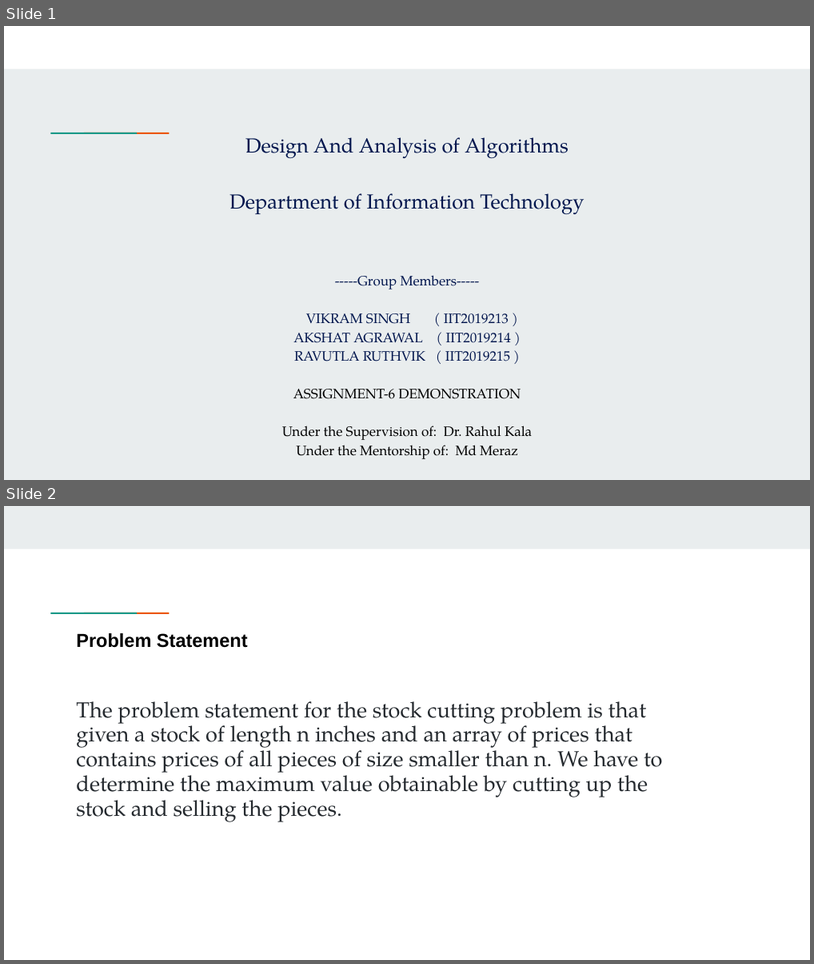
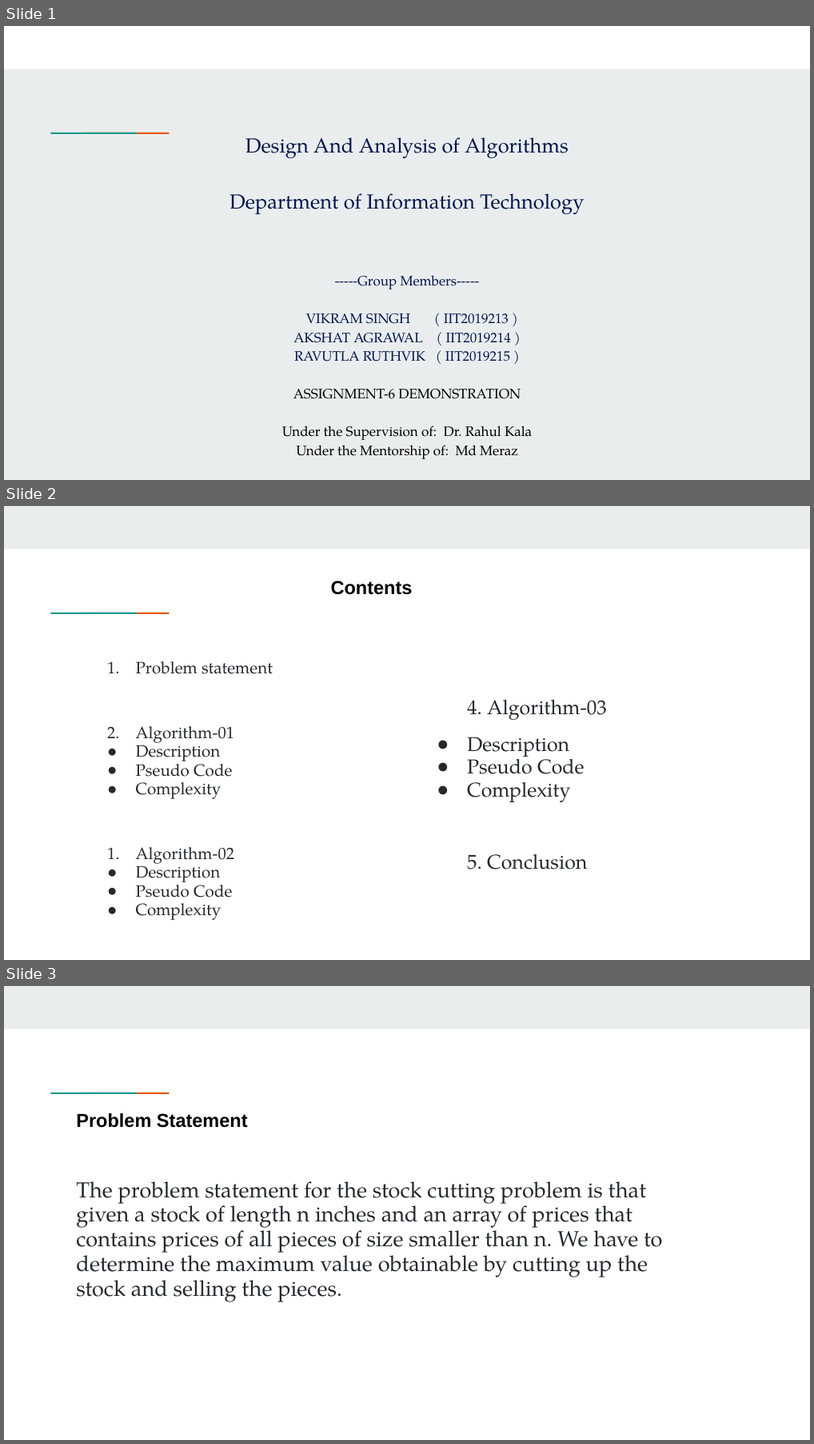
Before and after one commit to vikram605/DAA, a slide deck: Assignment_6/DAA ASSIGN-06.pptx. Shown one above the other, each under a label of ours: slides 1 and 2 before the commit, slides 1, 2 and 3 after it. The pictures are 814x964 and 814x1444 pixels, drawn with LibreOffice and Linux fonts; fonts in the diff are those of the drawing. Boxes give left, top, right and bottom in pixels: in the first picture for what was removed or moved away, otherwise in the second. Text is boxed around its words. In the diff, an @@ line names an element or a change of style, - is before the commit and + after.

```diff
--- a/Assignment_6/DAA ASSIGN-06.pptx
+++ b/Assignment_6/DAA ASSIGN-06.pptx
@@ slide 2 added at (x1=4, y1=506, x2=810, y2=960), background #FFFFFF; not listed: 3 template elements that a slide beside it also shows @@
@@ text added at (x1=331, y1=580, x2=413, y2=595), 16.8 pt, text #000000, bold @@
+Contents
@@ text added at (x1=136, y1=661, x2=273, y2=920), 14.7 pt, text #24292E @@
+1. Problem statement
+2. Algorithm-01
+● Description
+● Pseudo Code
+● Complexity
+1. Algorithm-02
+● Description
+● Pseudo Code
+● Complexity
@@ text added at (x1=467, y1=700, x2=607, y2=869), 17.9 pt, text #24292E @@
+4. Algorithm-03
+● Description
+● Pseudo Code
+● Complexity
+5. Conclusion
@@ what was slide 2 is now slide 3 @@
```
